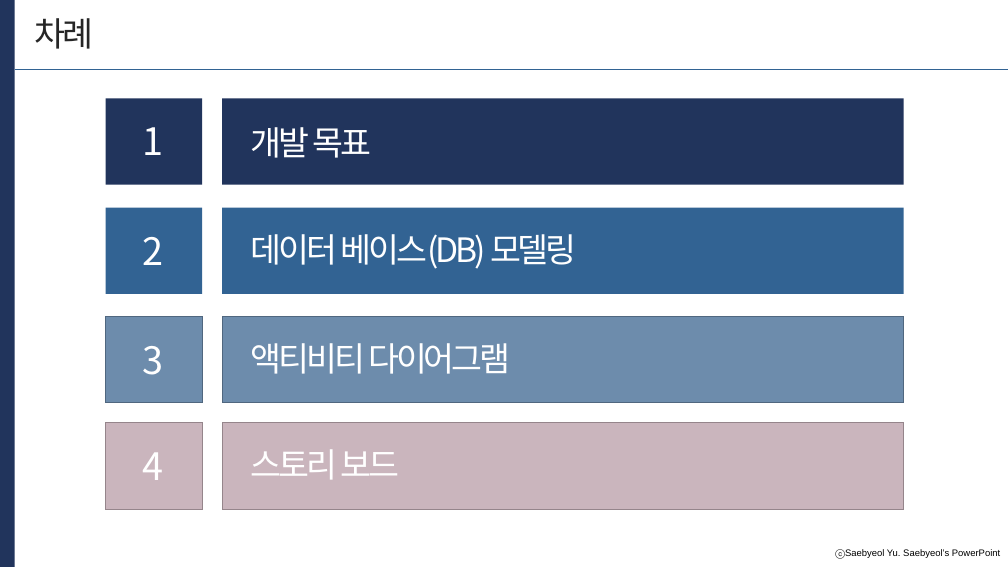
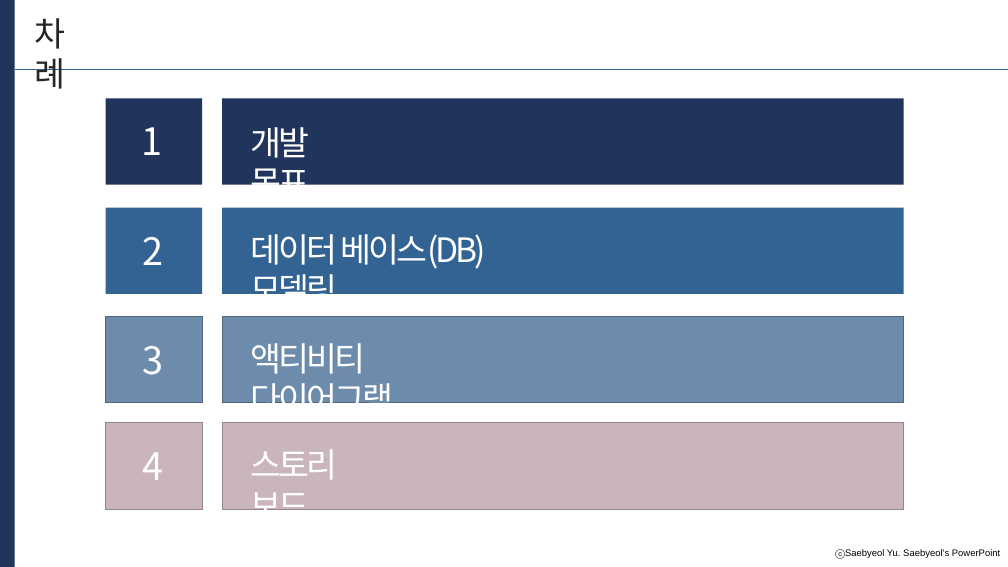
Before and after one commit to chungsuhyeon/project, a slide deck: slide 2 of Projectpp.pptx. Drawn at 1008x567 pixels with LibreOffice and Linux fonts; fonts in the diff are those of the drawing. Boxes give left, top, right and bottom in pixels: in the first picture for what was removed or moved away, otherwise in the second. Text is boxed around its words. In the diff, an @@ line names an element or a change of style, - is before the commit and + after.

```diff
--- a/Projectpp.pptx
+++ b/Projectpp.pptx
@@ text "차례" rewrapped from (x1=35, y1=18, x2=94, y2=49) to (x1=35, y1=18, x2=66, y2=89) @@
@@ text "개발 목표" rewrapped from (x1=251, y1=127, x2=372, y2=158) to (x1=251, y1=127, x2=310, y2=185) @@
@@ text "데이터 베이스(DB) 모델링" rewrapped from (x1=251, y1=234, x2=576, y2=269) to (x1=251, y1=234, x2=486, y2=294) @@
@@ text "액티비티 다이어그램" rewrapped from (x1=251, y1=343, x2=510, y2=374) to (x1=251, y1=343, x2=393, y2=403) @@
@@ text "스토리 보드" rewrapped from (x1=251, y1=449, x2=400, y2=480) to (x1=251, y1=449, x2=337, y2=527) @@
```
Also in this commit, not shown: 14 other slides changed, 7 slides added, 6 slides removed.
